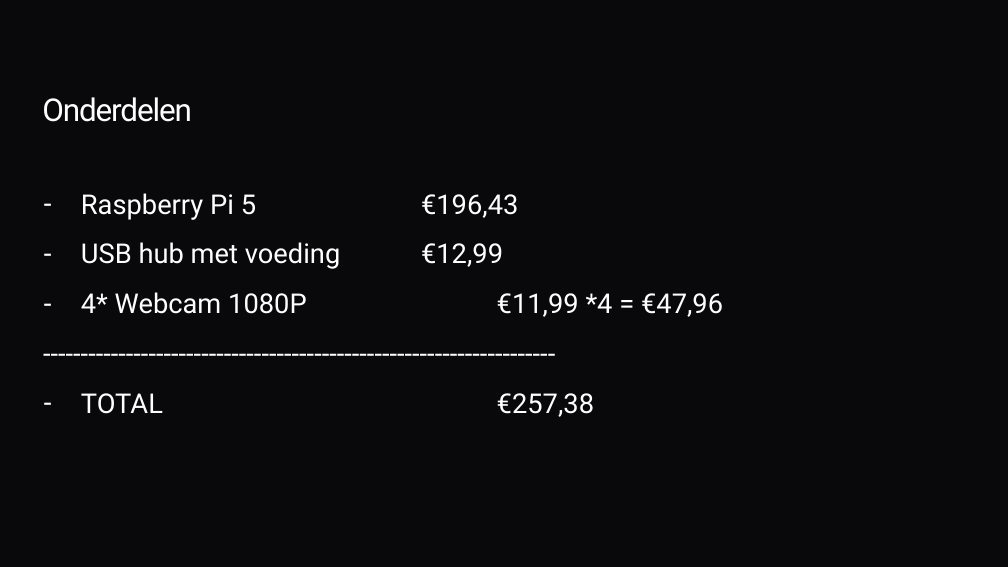
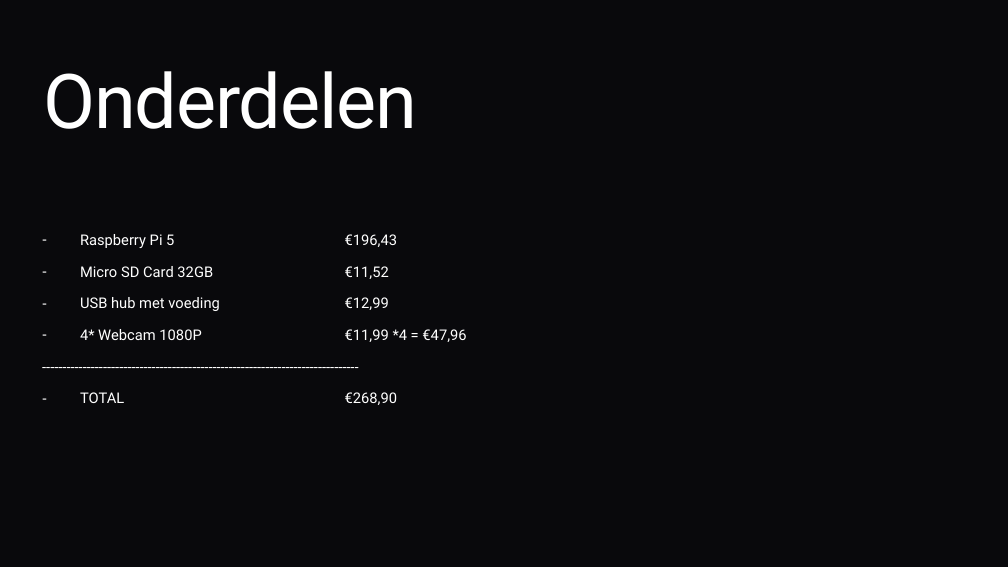
Before and after one commit to GunnarrD/Gunnarrs-eindwerk, a slide deck: slide 4 of eindwerk presentatie.pptx (slide 5 before the commit). Drawn at 1008x567 pixels with LibreOffice and Linux fonts; fonts in the diff are those of the drawing; background and template pictures are left out. Boxes give left, top, right and bottom in pixels: in the first picture for what was removed or moved away, otherwise in the second. Text is boxed around its words. In the diff, an @@ line names an element or a change of style, - is before the commit and + after.

```diff
--- a/eindwerk presentatie.pptx
+++ b/eindwerk presentatie.pptx
@@ title "Onderdelen" moved from (x1=42, y1=97, x2=192, y2=122) to (x1=43, y1=71, x2=417, y2=129) @@
@@ title "Onderdelen" at (x1=43, y1=71, x2=417, y2=129): size 30 to 72 pt @@
@@ text "Raspberry Pi 5 €196,43" moved from (x1=81, y1=193, x2=723, y2=417) to (x1=80, y1=234, x2=466, y2=405) @@
@@ text at (x1=80, y1=234, x2=466, y2=342): size 26 to 14 pt in "Raspberry Pi 5 €196,43", "USB hub met voeding €12,99", "4* Webcam 1080P €11,99 *4 = €47,96" @@
@@ text at (x1=80, y1=266, x2=389, y2=279): paragraph added @@
+– Micro SD Card 32GB €11,52
@@ text at (x1=80, y1=392, x2=398, y2=405): text changed; size 26 to 14 pt @@
---------------------------------------------------------------------
-– TOTAL €257,38
+------------------------------------------------------------------------------
+– TOTAL €268,90
```
Also in this commit, not shown: 4 other slides changed, 1 slide added, 1 slide removed.
